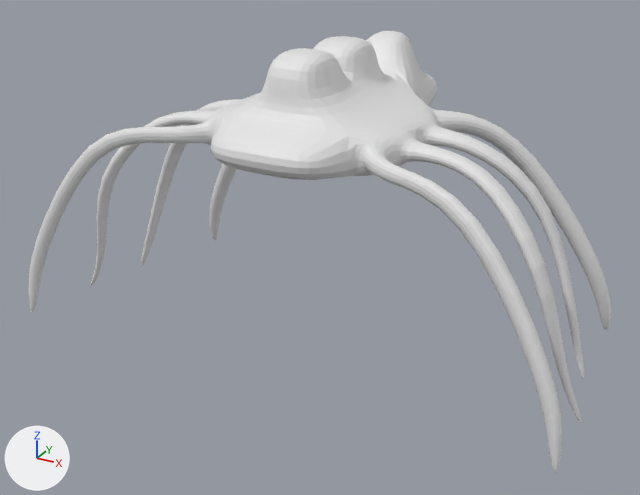
An edit to the Blender file Blender/Mobs/snowcamel.blend, drawn before and after from the same camera.
Before and after are seen from a 50 mm camera at (17.4, -34.4, 20.1) aimed at (-0.9, -1.3, 3.5). The lights are fixed; the arrows at lower left show +X, +Y and +Z.
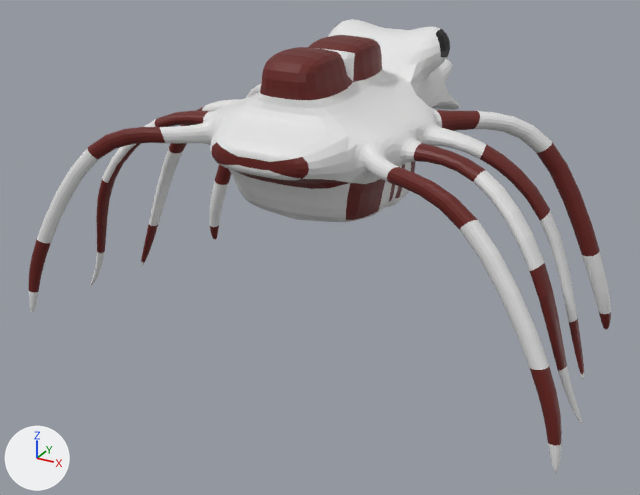
Patch to the scene script:
```diff
--- a/Blender/Mobs/snowcamel.blend.py
+++ b/Blender/Mobs/snowcamel.blend.py
@@ mat_material_001 @@
+mat_material_001 = principled_material('Material.001')
+mat_material_001.base_color = (0.137, 0.0122, 0.00859)  # dark red #671d17
@@ mat_material_002 @@
+mat_material_002 = principled_material('Material.002')
+mat_material_002.base_color = (0.0, 0.0, 0.0)  # black #000000
@@ me_cube @@
 # used by ob_cube; location = (0.0, 0.0, 0.0)
-me_cube.from_pydata(...)  # 161 vertices, 140 faces; spans x -12.6..0.0, y -8.6..6.8, z -0.7..13.3
+me_cube.from_pydata(...)  # 356 vertices, 331 faces; spans x -12.6..12.6, y -8.6..9.9, z -0.7..13.6
+# me_cube part 1
+# 17 vertices are removed from x -2.9..-1.5, y -2.7..-0.2, z 8.7
+# 13 faces are deleted
+# 12 vertices move from x -7.5..0.0, y -5.8..3.9, z 7.9..13.3 to x -8.3..0.0, y -6.5..4.8, z 8.9..13.3
+# 176 vertices are added at x -3.6..12.6, y -8.6..9.9, z -0.7..13.6
+# 14 new vertices lie (0.0, 0.0, -2.5) away from vertices in x -3.1..0.0, y -6.0..0.6, z 8.7
+# 7 new vertices lie (1.5, 0.0, 0.0) away from vertices in x 0.0, y -5.8..4.7, z 6.2..13.3
+# 5 new vertices lie (0.0, 2.5, -0.9) away from vertices in x -1.5..1.5, y 4.7..5.4, z 10.7..12.6
+# 5 new vertices lie (1.3, 0.0, 0.0) away from vertices in x 0.0, y -5.8..9.8, z 10.5..11.5
+# 5 new vertices lie (0.0, 0.6, 0.4) away from vertices in x 0.0..4.4, y -4.9..8.6, z 7.8..10.0
+# 67 new faces join them, mat_material_001 (dark red #681d17)
+# 135 new faces join them, mat_material (white #e7e7e7)
+# 2 new faces join them, mat_material_002 (black #000000)
+# me_cube part 2: 45 faces spanning x -12.6..0.0, y -8.6..5.2, z -0.7..13.3 switch from mat_material (white #e7e7e7) to mat_material_001 (dark red #681d17)
+me_cube.materials.append(mat_material_002)  # black #000000
@@ ob_cube @@
 ob_cube.location = (0.0, 0.0, 0.0)
-_m = ob_cube.modifiers.new('Mirror', 'MIRROR')
-_m.use_clip = True
 _m = ob_cube.modifiers.new('Subdivision', 'SUBSURF')
```

Location of each change, (x1, y1, x2, y2) in pixels of the pictures (640 x 495 px):
'Cube', reshaped, modifiers changed: before (29, 31, 611, 473); after (29, 19, 611, 473)
part 1 of me_cube, built on: before (213, 39, 535, 178); after (211, 19, 611, 449)
part 2 of me_cube, recoloured: before (29, 36, 611, 446); after (29, 35, 349, 292)
